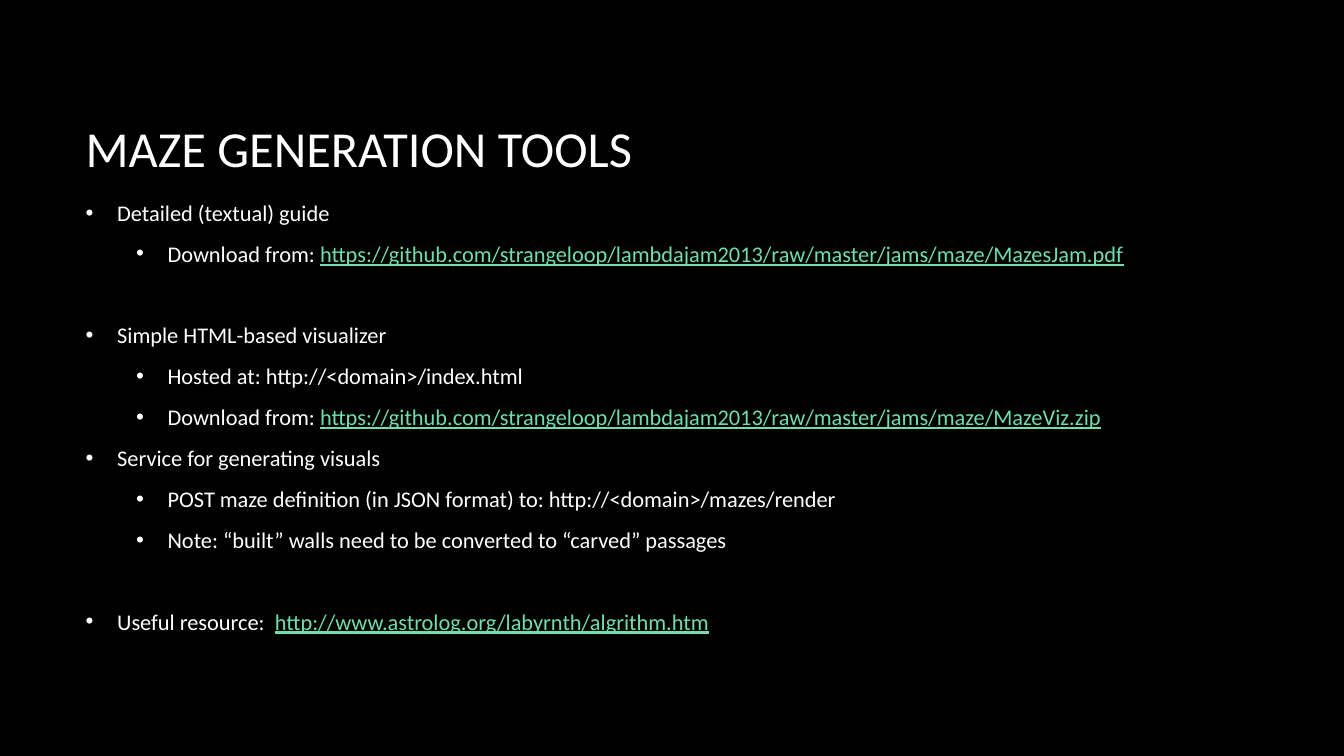
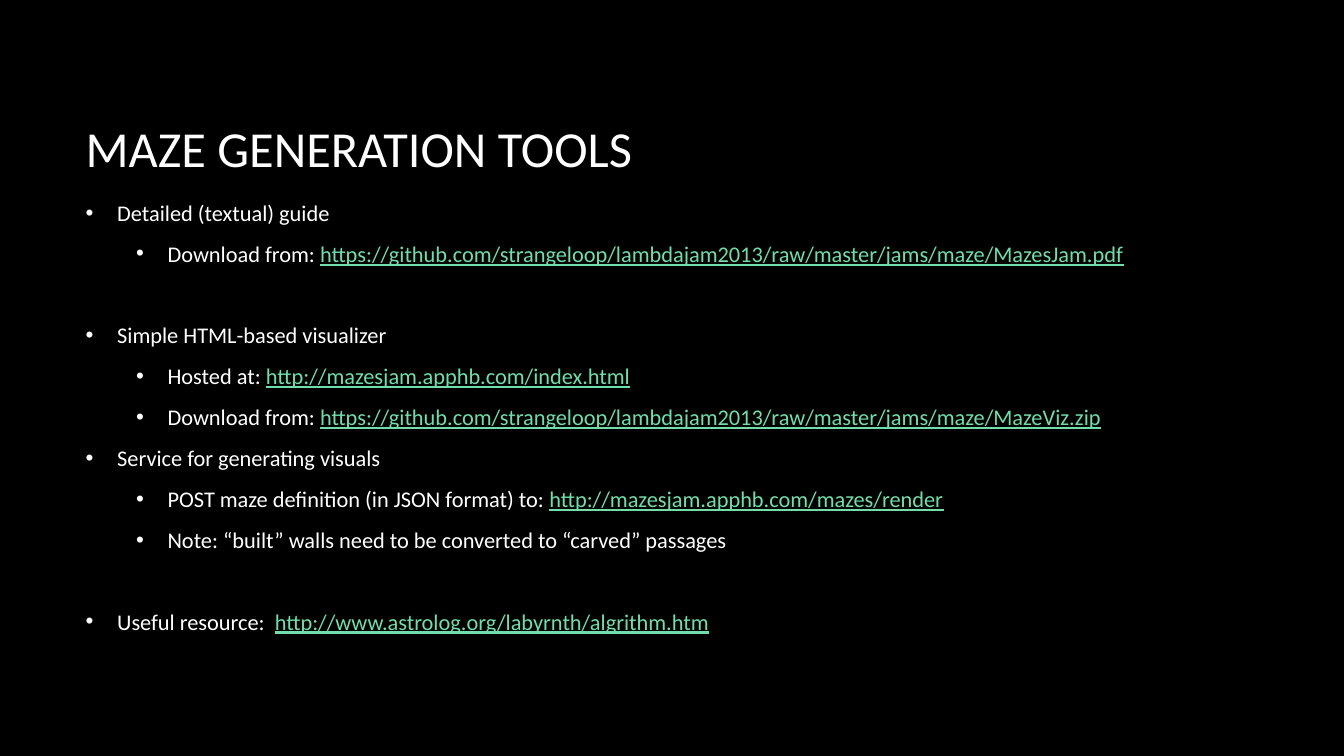
Before and after one commit to strangeloop/lambdajam2013, a slide deck: slide 4 of jams/maze/MazesJam.pptx (slide 3 before the commit). Drawn at 1344x756 pixels with LibreOffice and Linux fonts; fonts in the diff are those of the drawing; background and template pictures are left out. Boxes give left, top, right and bottom in pixels: in the first picture for what was removed or moved away, otherwise in the second. Text is boxed around its words. In the diff, an @@ line names an element or a change of style, - is before the commit and + after.

```diff
--- a/jams/maze/MazesJam.pptx
+++ b/jams/maze/MazesJam.pptx
@@ text at (x1=168, y1=368, x2=630, y2=388): text changed; text colour #FFFFFF to #71DDAB @@
-  • Hosted at: http://<domain>/index.html
+  • Hosted at: http://mazesjam.apphb.com/index.html
@@ text at (x1=168, y1=491, x2=943, y2=511): text changed; text colour #FFFFFF to #71DDAB @@
-  • POST maze definition (in JSON format) to: http://<domain>/mazes/render
+  • POST maze definition (in JSON format) to: http://mazesjam.apphb.com/mazes/render
```
Also in this commit, not shown: 1 other slide changed, 1 slide added, 2 other files.
